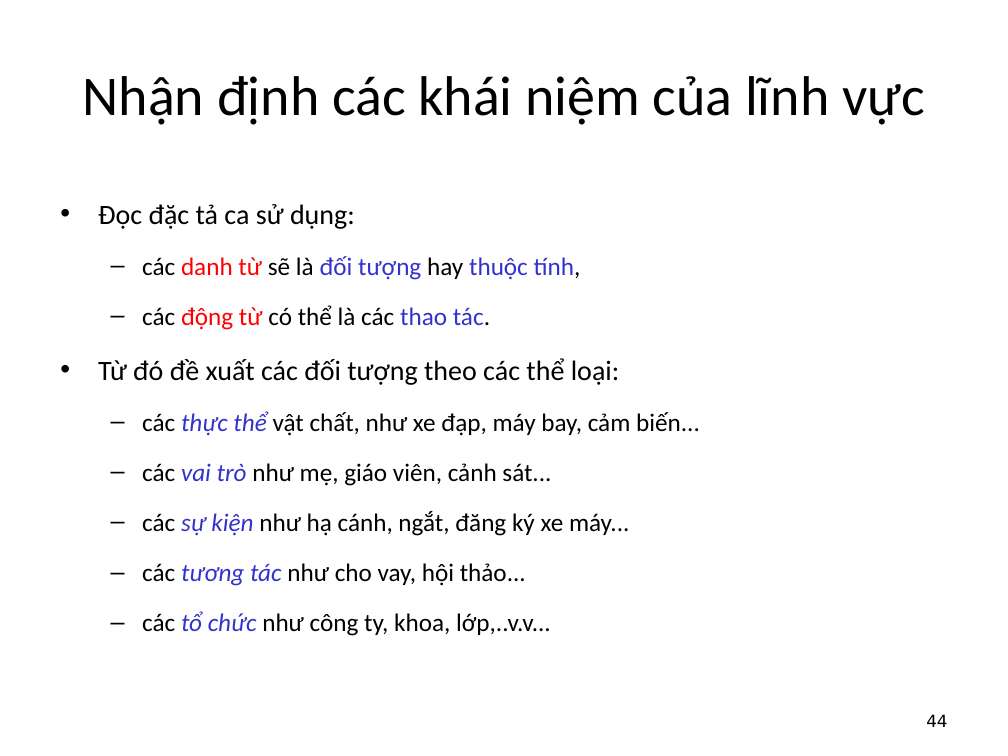
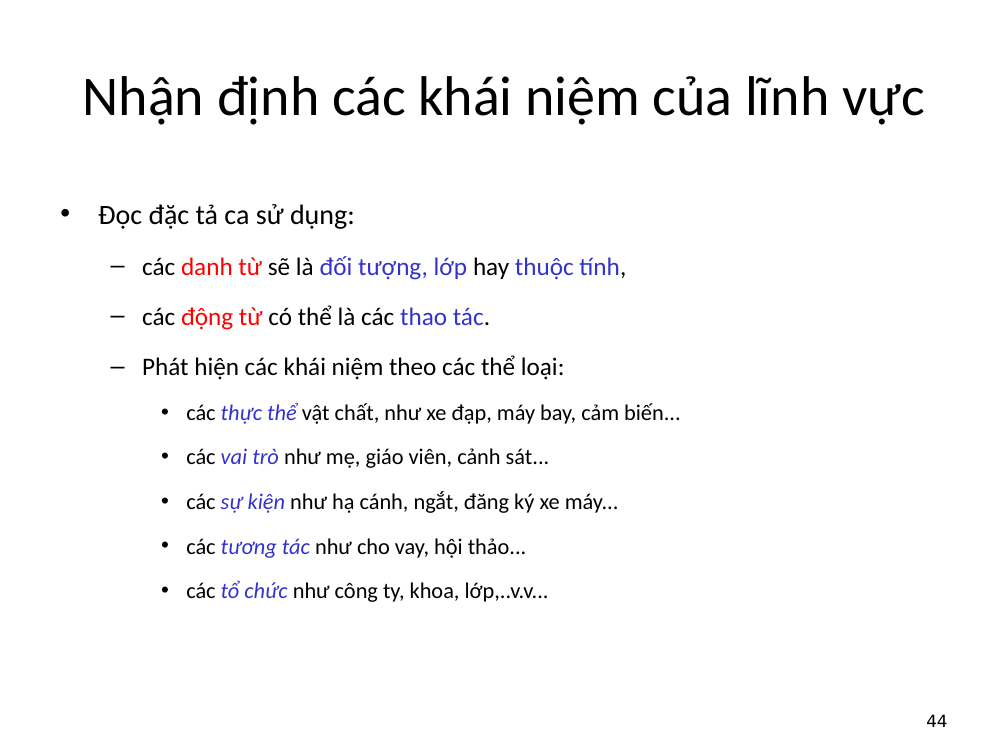
Before and after one commit to hoangtheky/PTTKHT, a slide deck: slide 44 of Slides/lec5_phan_tich_cau_truc.ppt. Drawn at 1008x756 pixels with LibreOffice and Linux fonts; fonts in the diff are those of the drawing. Boxes give left, top, right and bottom in pixels: in the first picture for what was removed or moved away, otherwise in the second. Text is boxed around its words. In the diff, an @@ line names an element or a change of style, - is before the commit and + after.

Commit message:
Update lecture 5

```diff
--- a/Slides/lec5_phan_tich_cau_truc.ppt
+++ b/Slides/lec5_phan_tich_cau_truc.ppt
@@ text at (142,256,626,280): text changed @@
-  – các danh từ sẽ là đối tượng hay thuộc tính,
+  – các danh từ sẽ là đối tượng, lớp hay thuộc tính,
@@ text at (142,355,565,380): text changed; size 20 to 18 pt @@
-• Từ đó đề xuất các đối tượng theo các thể loại:
+  – Phát hiện các khái niệm theo các thể loại:
@@ text at (186,402,681,602): size 18 to 16 pt in "các thực thể vật chất, như xe ...", "các vai trò như mẹ, giáo viên, ...", "các sự kiện như hạ cánh, ngắt, ...", "các tương tác như cho vay, hội ..." and 1 more places; bullet – to •; list level 2 to 3 in "các thực thể vật chất, ..."; list level 2 to 3 in "các vai trò như mẹ, ..."; list level 2 to 3 in "các sự kiện như hạ ..."; list level 2 to 3 in "các tương tác như cho ..."; list level 2 to 3 in "các tổ chức như công ..." @@
```
Also in this commit, not shown: 39 other slides changed, 3 slides added, 4 slides removed, 2 other files.
